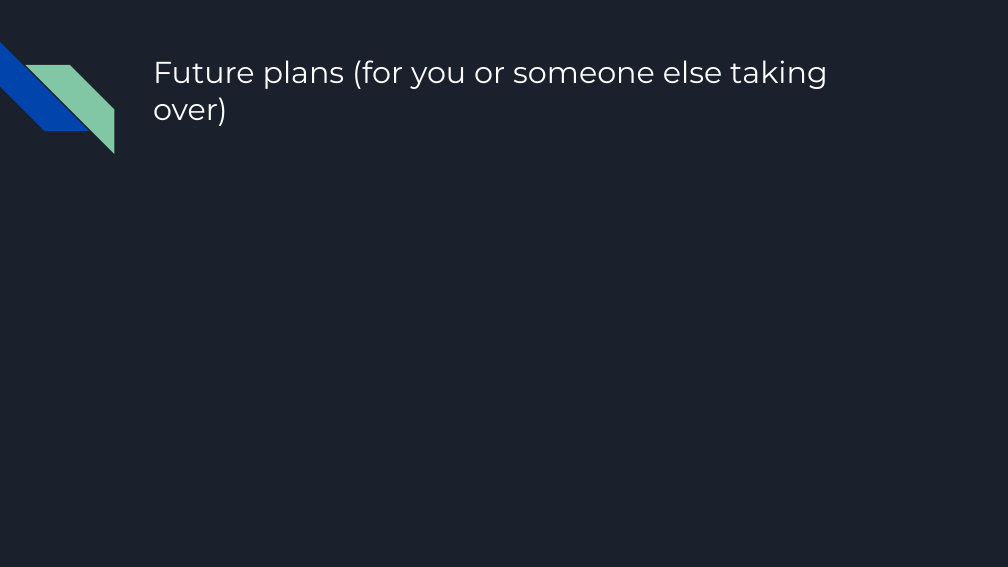
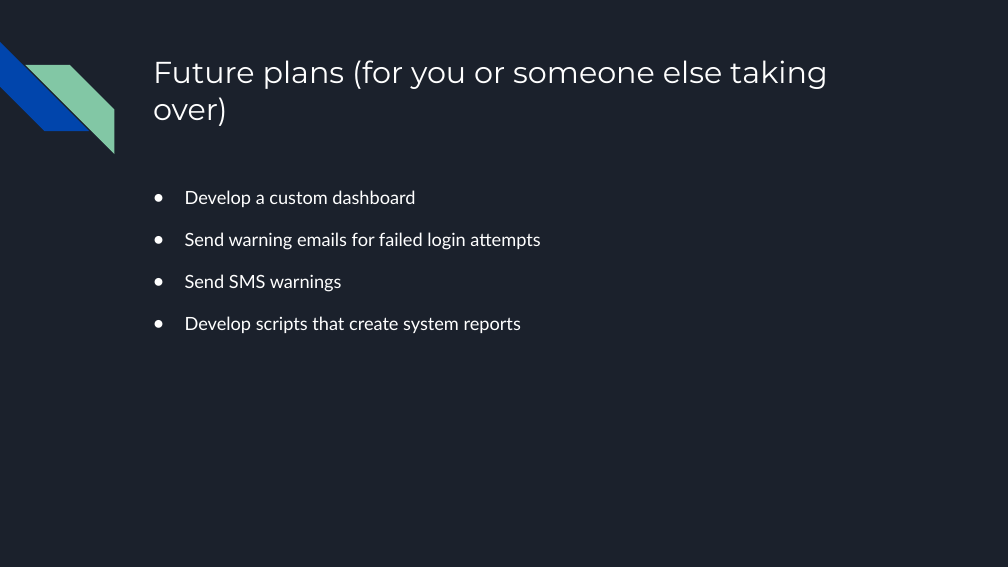
Before and after one commit to 4lex16/UnixProject, a slide deck: slide 9 of System Monitoring and Managing (1).pptx. Drawn at 1008x567 pixels with LibreOffice and Linux fonts; fonts in the diff are those of the drawing. Boxes give left, top, right and bottom in pixels: in the first picture for what was removed or moved away, otherwise in the second. Text is boxed around its words. In the diff, an @@ line names an element or a change of style, - is before the commit and + after.

```diff
--- a/System Monitoring and Managing (1).pptx
+++ b/System Monitoring and Managing (1).pptx
@@ text added at box(185, 190, 540, 333), 13 pt, text #FFFFFF @@
+● Develop a custom dashboard
+● Send warning emails for failed login attempts
+● Send SMS warnings
+● Develop scripts that create system reports
```
Also in this commit, not shown: 7 other slides changed, 1 slide added, 1 slide removed.
